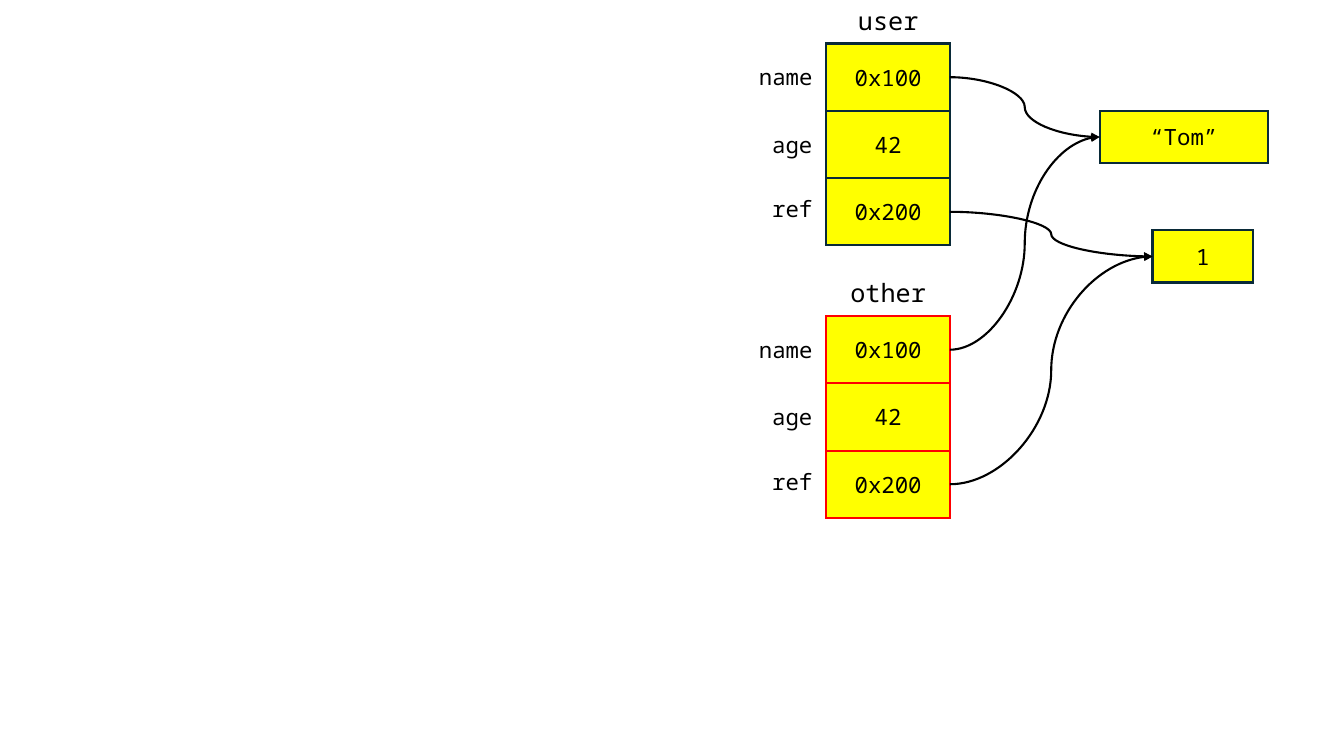
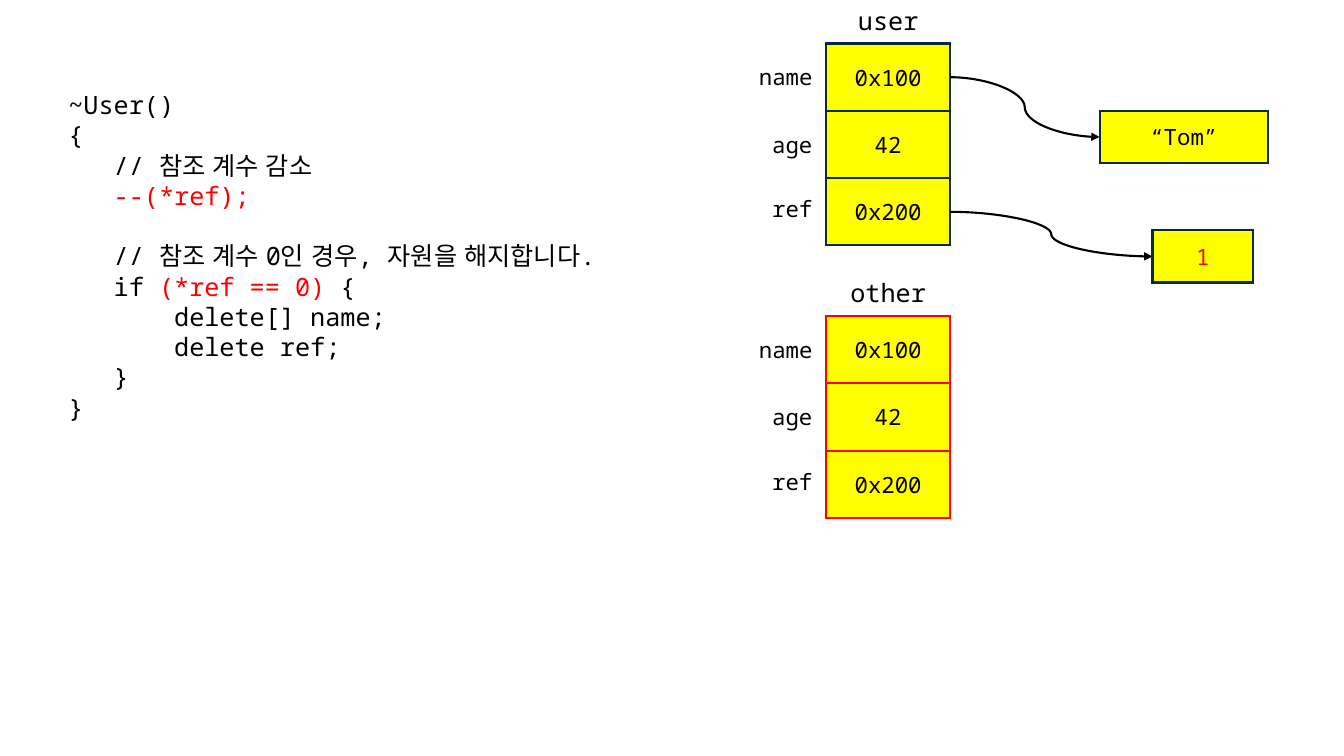
Before and after one commit to yoondev-classroom/cpp_240708, a slide deck: slide 37 of cpp_240708.pptx (slide 36 before the commit). Drawn at 1344x756 pixels with LibreOffice and Linux fonts; fonts in the diff are those of the drawing. Boxes give left, top, right and bottom in pixels: in the first picture for what was removed or moved away, otherwise in the second. Text is boxed around its words. In the diff, an @@ line names an element or a change of style, - is before the commit and + after.

```diff
--- a/cpp_240708.pptx
+++ b/cpp_240708.pptx
@@ text added at [68, 96, 595, 360], 18 pt, text #000000 @@
+~User()
+{
+// 참조 계수 감소
+--(*ref);
+// 참조 계수 0인 경우, 자원을 해지합니다.
+if (*ref == 0) {
+delete[] name;
+delete ref;
+}
+}
@@ curved arrow removed from (950, 350) to (1100, 137) @@
@@ rectangle "1" at [1152, 230, 1253, 282]: text colour #000000 to #FF0000 @@
@@ curved arrow removed from (950, 484) to (1152, 256) @@
```
Also in this commit, not shown: 4 other slides changed, 1 slide added, 1 other file.
